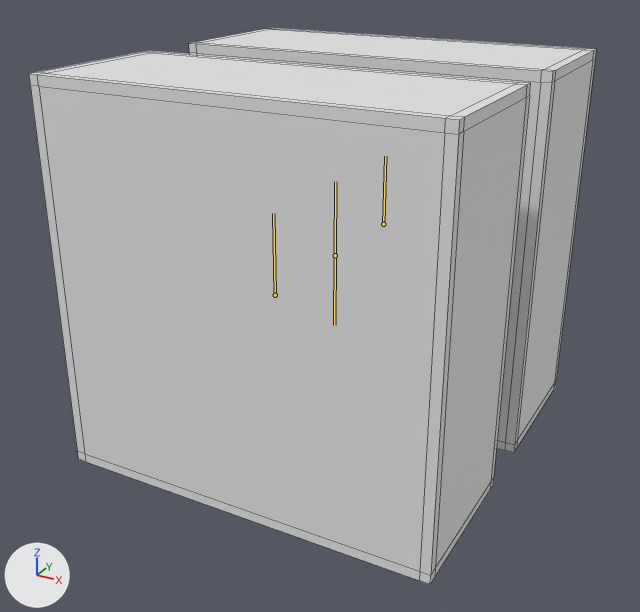
A saved change to the FBX model Assets/Models/CubesAnimated/T-Fighter_Cube.fbx.
The view is the same before and after, from a 50 mm lens placed at (1.02, -1.938, 0.816), pointed at (-0.009, -0.065, -0.12). The axes (+X, +Y, +Z) are drawn at lower left. The lights are the same throughout. The bones that bend it are drawn over the model as lines. Mesh edges are drawn as thin lines.

The first picture shows 'T-Fighter_Cube'.
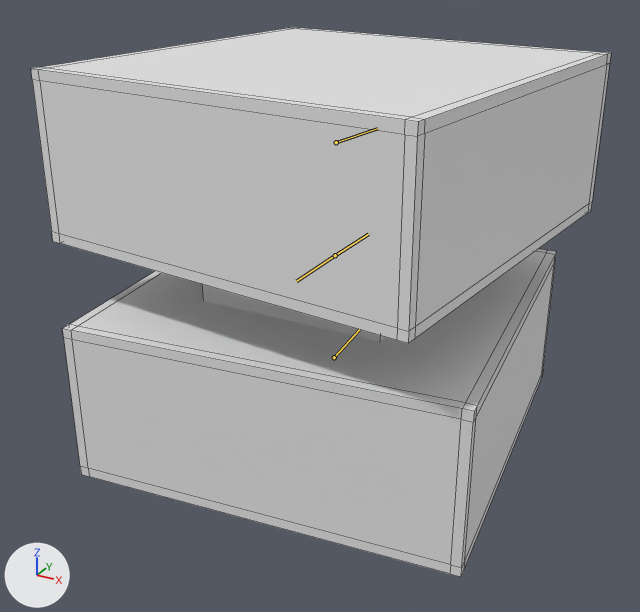
The newer file adds an action. The first version stands in its rest pose; the second is drawn at frame 59 of the action 'T-Fighter_Cube_02'.

Where the change shows, as pixel boxes [x1, y1, x2, y2] in the pictures (640 x 612 px):
'T-Fighter_Cube', posed: before [29, 28, 596, 584]; after [31, 27, 611, 577]
bone 'Bone', root to tip: before (335, 255) to (334, 325); after (335, 255) to (368, 234)
bone 'Bone.002', root to tip: before (383, 224) to (385, 156); after (336, 142) to (377, 128)
bone 'Bone.003', root to tip: before (275, 295) to (273, 213); after (334, 357) to (359, 329)

What the commit changed:
Bone 'Bone' (bone_bone) turns from (0, 0, 0) to (0, 0, -90) degrees about its own x, y and z.
Bone 'Bone.002' (bone_bone_002) turns from (0, 0, 0) to (0, 0, -174) degrees about its own x, y and z.
Bone 'Bone.003' (bone_bone_003) turns from (0, 0, 0) to (0, 0, 174) degrees about its own x, y and z.
